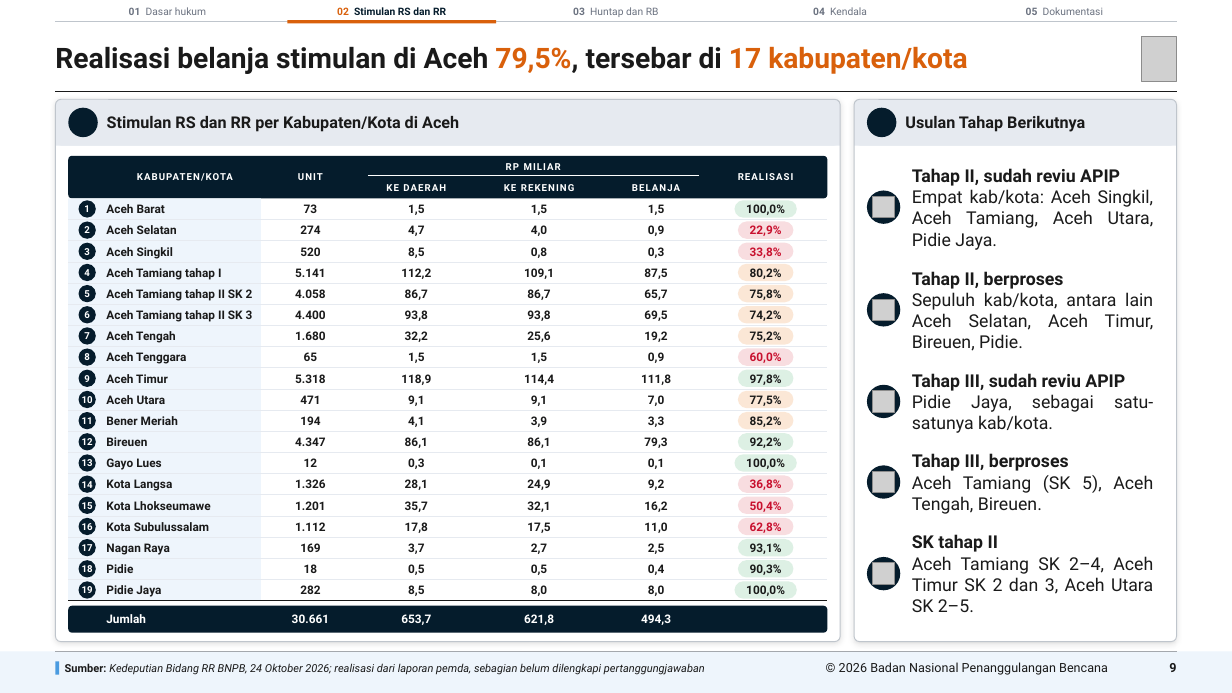
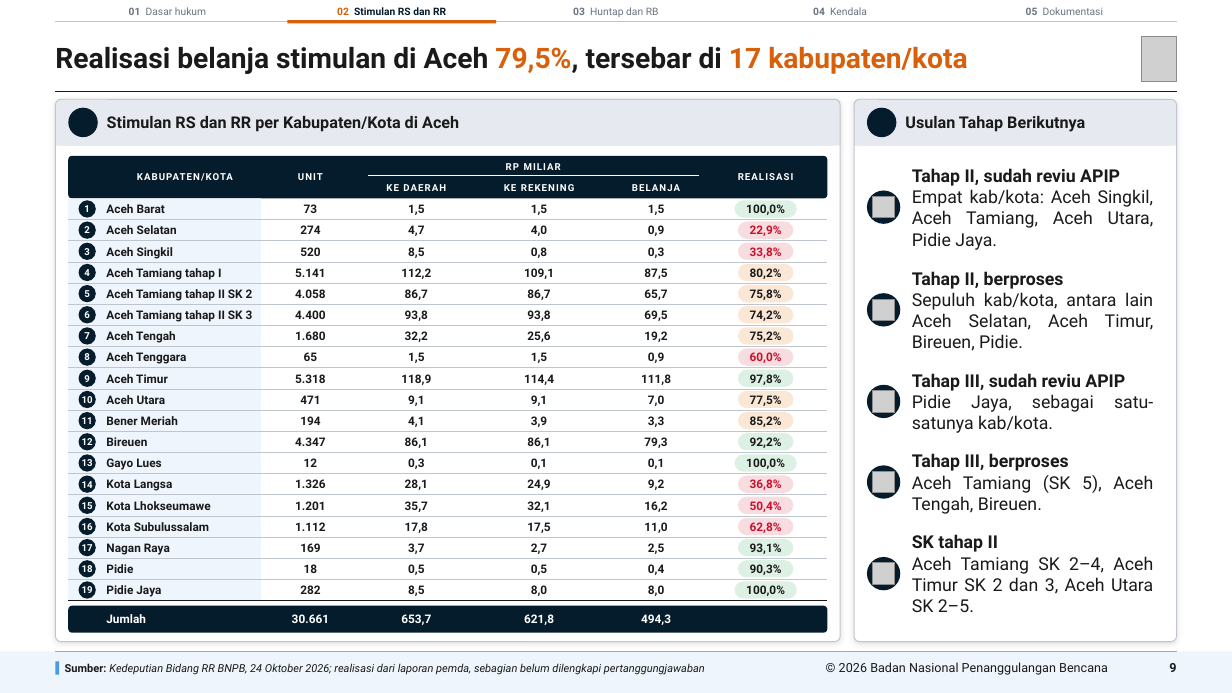
Before and after one commit to terasurbannetwork/poskokarhutla, a slide deck: slide 9 of docs/deck-bnpb/Progres Perumahan RR Sumatera 271026/Progres Perumahan RR Sumatera 271026.pptx. Drawn at 1232x693 pixels with LibreOffice and Linux fonts; fonts in the diff are those of the drawing; grey boxes stand for pictures; background and template pictures are left out. Boxes give left, top, right and bottom in pixels: in the first picture for what was removed or moved away, otherwise in the second. Text is boxed around its words. In the diff, an @@ line names an element or a change of style, - is before the commit and + after.

```diff
--- a/docs/deck-bnpb/Progres Perumahan RR Sumatera 271026/Progres Perumahan RR Sumatera 271026.pptx
+++ b/docs/deck-bnpb/Progres Perumahan RR Sumatera 271026/Progres Perumahan RR Sumatera 271026.pptx
@@ line (68, 220) - (827, 220): stroke #E6EAF0 0.5 pt to #BFC5CC 0.6 pt @@
@@ line (68, 241) - (827, 241): stroke #E6EAF0 0.5 pt to #BFC5CC 0.6 pt @@
@@ line (68, 262) - (827, 262): stroke #E6EAF0 0.5 pt to #BFC5CC 0.6 pt @@
@@ line (68, 283) - (827, 283): stroke #E6EAF0 0.5 pt to #BFC5CC 0.6 pt @@
@@ line (68, 304) - (827, 304): stroke #E6EAF0 0.5 pt to #BFC5CC 0.6 pt @@
@@ line (68, 325) - (827, 325): stroke #E6EAF0 0.5 pt to #BFC5CC 0.6 pt @@
@@ line (68, 347) - (827, 347): stroke #E6EAF0 0.5 pt to #BFC5CC 0.6 pt @@
@@ line (68, 368) - (827, 368): stroke #E6EAF0 0.5 pt to #BFC5CC 0.6 pt @@
@@ line (68, 389) - (827, 389): stroke #E6EAF0 0.5 pt to #BFC5CC 0.6 pt @@
@@ line (68, 410) - (827, 410): stroke #E6EAF0 0.5 pt to #BFC5CC 0.6 pt @@
@@ line (68, 432) - (827, 432): stroke #E6EAF0 0.5 pt to #BFC5CC 0.6 pt @@
@@ line (68, 453) - (827, 453): stroke #E6EAF0 0.5 pt to #BFC5CC 0.6 pt @@
@@ line (68, 474) - (827, 474): stroke #E6EAF0 0.5 pt to #BFC5CC 0.6 pt @@
@@ line (68, 494) - (827, 494): stroke #E6EAF0 0.5 pt to #BFC5CC 0.6 pt @@
@@ line (68, 516) - (827, 516): stroke #E6EAF0 0.5 pt to #BFC5CC 0.6 pt @@
@@ line (68, 537) - (827, 537): stroke #E6EAF0 0.5 pt to #BFC5CC 0.6 pt @@
@@ line (68, 558) - (827, 558): stroke #E6EAF0 0.5 pt to #BFC5CC 0.6 pt @@
@@ line (68, 579) - (827, 579): stroke #E6EAF0 0.5 pt to #BFC5CC 0.6 pt @@
```
Also in this commit, not shown: 14 other slides changed, 3 other files.
